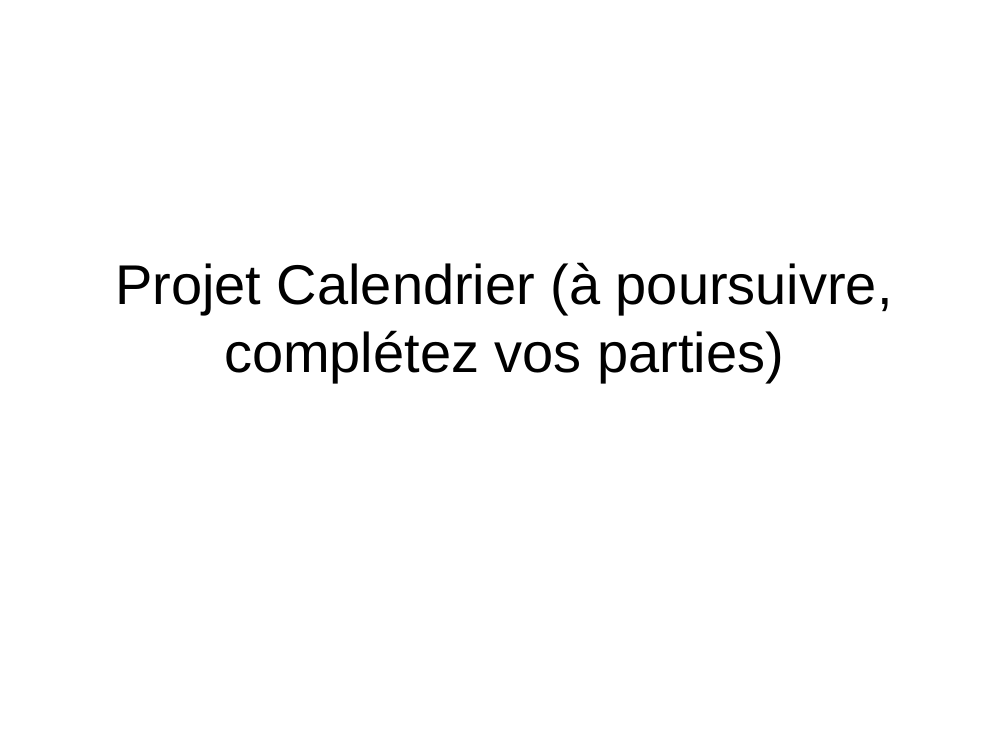
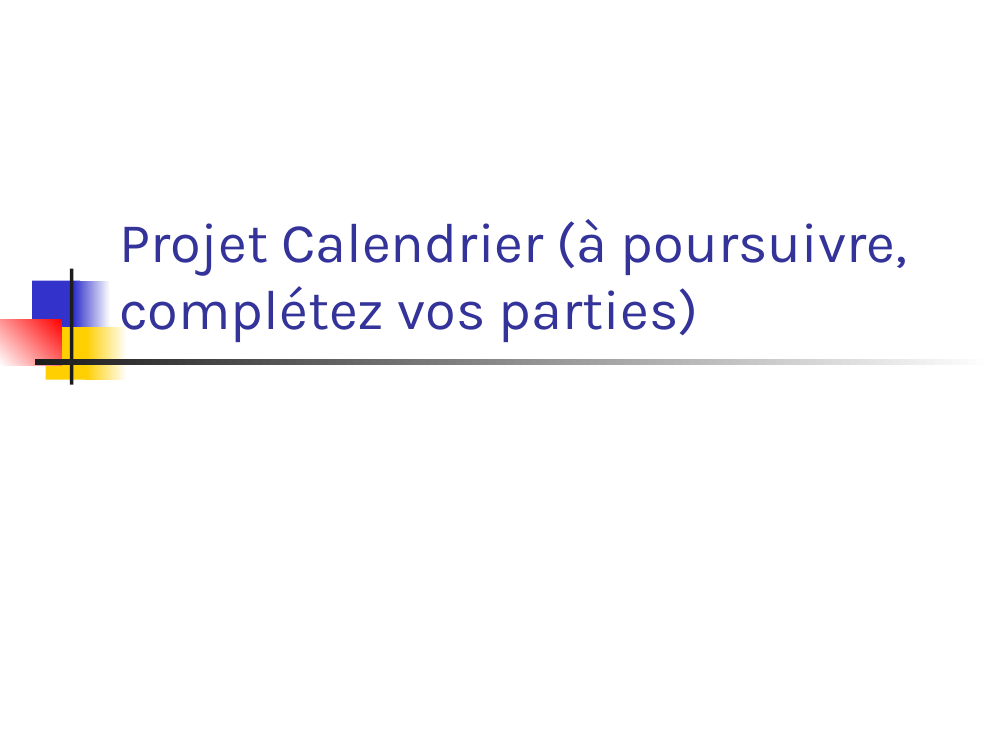
Before and after one commit to becharib/Calendar, a slide deck: slide 1 of Présentation/Soutenance projet.ppt. Drawn at 1008x756 pixels with LibreOffice and Linux fonts; fonts in the diff are those of the drawing. Boxes give left, top, right and bottom in pixels: in the first picture for what was removed or moved away, otherwise in the second. Text is boxed around its words. In the diff, an @@ line names an element or a change of style, - is before the commit and + after.

```diff
--- a/Présentation/Soutenance projet.ppt
+++ b/Présentation/Soutenance projet.ppt
@@ title "Projet Calendrier (à poursuivre, complétez ...": place and size @@
-title "Projet Calendrier (à poursuivre, complétez ..." at (115,262,893,381)
+title "Projet Calendrier (à poursuivre, complétez ..." at (119,219,907,343)
@@ title "Projet Calendrier (à poursuivre, complétez ..." at (119,219,907,343): font Arial to Karla, text colour #000000 to #333399; alignment centre to left; vertical alignment middle to bottom @@
@@ group added at (0,269,994,385): 7 rectangles @@
```
Also in this commit, not shown: 4 other slides changed, 9 slides added.
